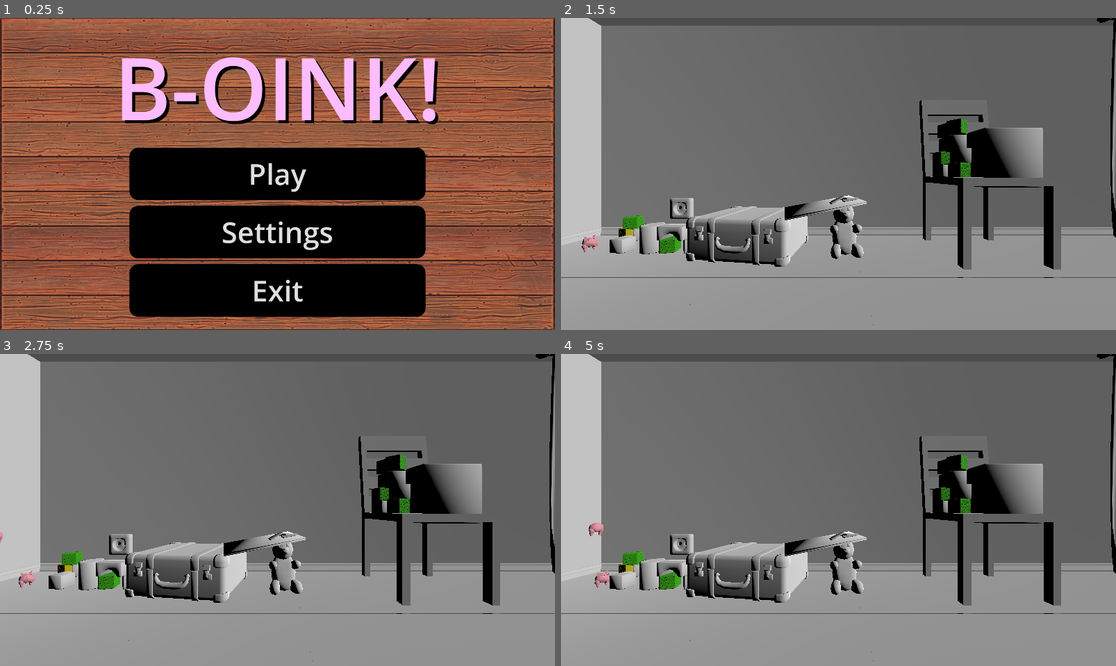
Above: before the commit, frames 1-4 (two rows, left to right).
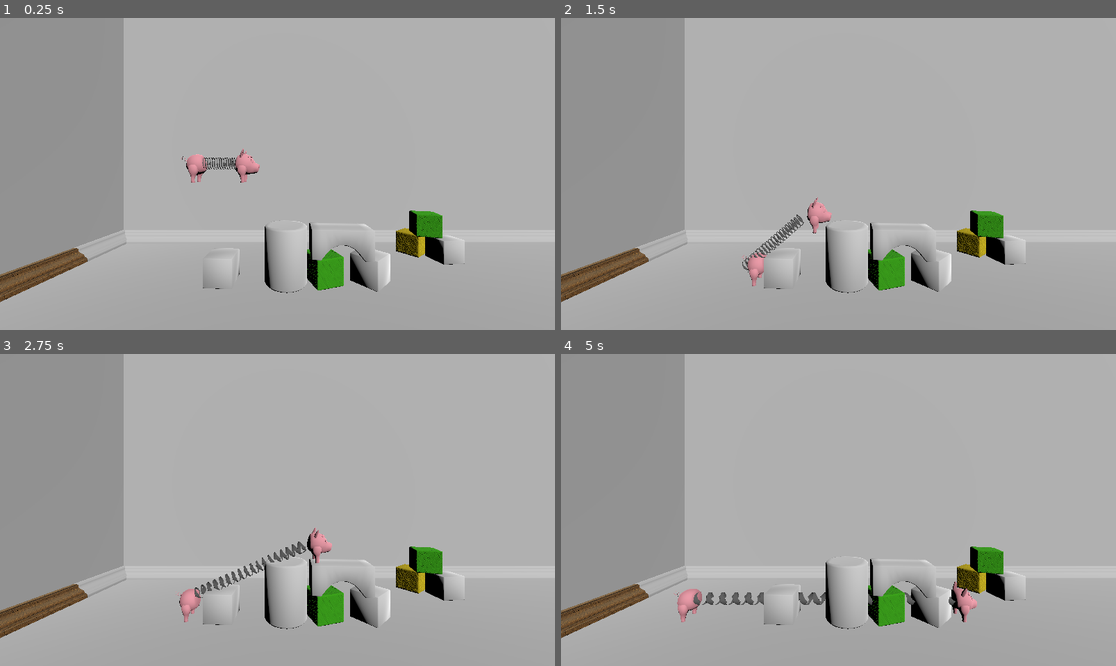
Above: after the commit, the same moments.

Repository: CoffeeMugTwo/b_oink
Game: Godot game, scene res://Scenes/TestWorld.tscn
The game is run twice, just before and just after one commit, with the same random seed, the same clock (stepped at 60 frames per second) and the same inputs. Before the commit the project starts from res://Scenes/main_menu.tscn.
Inputs (mouse positions are in pixels of both pictures, inside the frame that each line leads up to):
- Up to frame 1 (0.25 s): no input
- Up to frame 2 (1.5 s): click (838, 174) at 0.5 s, where only the run before the commit has a clickable "Play"; tap Enter (ui_accept) at 1.25 s; hold Right (ui_right) from 1.28 s (still down); hold Shift (p2_hold) from 1.28 s (still down)
- Up to frame 3 (2.75 s): tap C (p2_jump) at 1.52, 2.27 s; release Right (ui_right) at 2.03 s; release Shift (p2_hold) at 2.03 s; hold Down (ui_down) from 2.03 s (still down); tap A (p2_left) at 2.1 s
- Up to frame 4 (5 s): release Down (ui_down) at 2.78 s; hold Right (ui_right) 2.78-3.53 s; hold D (p2_right) 2.78-3.53 s; hold Up (ui_up) 3.53-4.28 s; tap Shift (p2_hold) at 3.6 s; tap C (p2_jump) at 3.77, 4.52 s; hold Left (ui_left) from 4.28 s (still down); hold A (p2_left) from 4.28 s (still down)

The runs differ from the first frame. In frame 1, 99% of the frame differs, in the area x 0-100%, y 0-100%; in frame 2, 78%; in frame 3, 78%; in frame 4, 78%.

Commit message:
characters_new with spring scaling

Diff:
--- a/b-oink/Scenes/TestWorld.tscn
+++ b/b-oink/Scenes/TestWorld.tscn
@@ -11,8 +11,8 @@
 [ext_resource type="PackedScene" uid="uid://bsn5fg5jp2na6" path="res://Art/Alternate_Models/b_oink!_buldingblock_cube_lp_yellow.tscn" id="9_p5ob5"]
 [ext_resource type="PackedScene" uid="uid://u28a0yy4v4c2" path="res://Art/Models/B-Oink!_Luggage_LP_.fbx" id="10_icgjy"]
 [ext_resource type="PackedScene" uid="uid://sffbnrgfdnup" path="res://Art/Models/B-Oink!_Buldingblock_bridge_LP.fbx" id="10_wcdqp"]
-[ext_resource type="PackedScene" uid="uid://cx2orq7ptvcx1" path="res://Scenes/workbench/spring_test_code.tscn" id="11_l0hd3"]
 [ext_resource type="AudioStream" uid="uid://o6rwhgeigip6" path="res://Musik/B_oink3.mp3" id="12_icgjy"]
+[ext_resource type="PackedScene" uid="uid://ci3tlspl344se" path="res://Scenes/characters_new.tscn" id="12_l0hd3"]
 
 [sub_resource type="BoxShape3D" id="BoxShape3D_5nsto"]
 
@@ -470,8 +470,8 @@
 [node name="B-Oink!_Luggage_LP_" parent="Lagguage" instance=ExtResource("10_icgjy")]
 transform = Transform3D(1, 0, 0, 0, 1, 0, 0, 0, 1, 20.657364, 0.57459736, 0)
 
-[node name="spring_engine_code_test" parent="." instance=ExtResource("11_l0hd3")]
-transform = Transform3D(0.3, 0, 0, 0, 0.3, 0, 0, 0, 0.3, 4.257451, 0, 0)
+[node name="Characters" parent="." instance=ExtResource("12_l0hd3")]
+transform = Transform3D(-1.3113417e-08, 0, -0.3, 0, 0.3, 0, 0.3, 0, -1.3113417e-08, 6.8402214, 3.7977695, 0)
 
 [node name="AudioStreamPlayer" type="AudioStreamPlayer" parent="."]
 stream = ExtResource("12_icgjy")
--- a/b-oink/Scenes/characters.tscn
+++ b/b-oink/Scenes/characters.tscn
@@ -8,33 +8,33 @@
 [ext_resource type="Script" uid="uid://c5mgaxraxxg0v" path="res://Scripts/player_head_movement.gd" id="3_sxmeh"]
 
 [sub_resource type="CapsuleShape3D" id="CapsuleShape3D_hs1m0"]
-radius = 0.31103516
-height = 0.87060547
+radius = 1.1689453
+height = 3.4569092
 
 [node name="Characters" type="Node3D"]
+transform = Transform3D(0.5, 0, 0, 0, 0.5, 0, 0, 0, 0.5, 0, 0, 0)
 script = ExtResource("1_xtbha")
 
 [node name="PlayerBack" type="CharacterBody3D" parent="." groups=["players"]]
-transform = Transform3D(-4.371139e-08, 0, -1, 0, 1, 0, 1, 0, -4.371139e-08, -0.75296926, 0, 0)
+transform = Transform3D(-4.371139e-08, 0, -1, 0, 1, 0, 1, 0, -4.371139e-08, -2.9045496, 0, 0)
 script = ExtResource("2_42xpr")
-
-[node name="CollisionShape3D" type="CollisionShape3D" parent="PlayerBack"]
-transform = Transform3D(-4.371139e-08, 0, -1, 0, 1, 0, 1, 0, -4.371139e-08, 0, 0.43530273, -0.0098134875)
-shape = SubResource("CapsuleShape3D_hs1m0")
 
 [node name="B-Oink!_Char_LP_back_v2" parent="PlayerBack" instance=ExtResource("1_uwqtg")]
 
+[node name="CollisionShape3D" type="CollisionShape3D" parent="PlayerBack"]
+transform = Transform3D(-4.371139e-08, 0, -1, 0, 1, 0, 1, 0, -4.371139e-08, -1.5970016e-09, 1.7284546, -0.046350002)
+shape = SubResource("CapsuleShape3D_hs1m0")
+
 [node name="PlayerHead" type="CharacterBody3D" parent="." groups=["players"]]
-transform = Transform3D(-4.371139e-08, 0, -1, 0, 1, 0, 1, 0, -4.371139e-08, 0.6976981, 0, 0)
+transform = Transform3D(-4.371139e-08, 0, -1, 0, 1, 0, 1, 0, -4.371139e-08, 2.6747036, 0, 0)
+up_direction = Vector3(0.9998838, 0.015248228, 0)
 script = ExtResource("3_sxmeh")
 
 [node name="CollisionShape3D" type="CollisionShape3D" parent="PlayerHead"]
-transform = Transform3D(-4.371139e-08, 0, -1, 0, 1, 0, 1, 0, -4.371139e-08, -1.0250432e-09, 0.43530273, -0.033263683)
+transform = Transform3D(-4.371139e-08, 0, -1, 0, 1, 0, 1, 0, -4.371139e-08, -4.72334e-09, 1.7284546, -0.11787248)
 shape = SubResource("CapsuleShape3D_hs1m0")
 
 [node name="B-Oink!_Char_front" parent="PlayerHead" instance=ExtResource("2_hs1m0")]
 
-[node name="Spring" type="MeshInstance3D" parent="."]
-
-[node name="B-Oink!_Char_Spring_LP_v2" parent="Spring" instance=ExtResource("3_ejwxu")]
+[node name="Spring" parent="." instance=ExtResource("3_ejwxu")]
 transform = Transform3D(-4.371139e-08, 0, -1, 0, 1, 0, 1, 0, -4.371139e-08, 0, 0, 0)
--- /dev/null
+++ b/b-oink/Scenes/characters_new.tscn
@@ -0,0 +1,40 @@
+[gd_scene load_steps=8 format=3 uid="uid://ci3tlspl344se"]
+
+[ext_resource type="PackedScene" uid="uid://bgp61nlih2pmg" path="res://Art/Models/B-Oink!_Char_LP_back_v2.fbx" id="1_cwsht"]
+[ext_resource type="Script" uid="uid://deodm06gxxjcy" path="res://Scripts/characters_new.gd" id="1_ght78"]
+[ext_resource type="Script" uid="uid://cy3a1obbtgn8g" path="res://Scripts/player_back_movement.gd" id="2_0j44g"]
+[ext_resource type="PackedScene" uid="uid://0mbnt1xmnrvx" path="res://Art/Models/B-Oink!_Char_front.fbx" id="2_ght78"]
+[ext_resource type="PackedScene" uid="uid://d0ekkiqqjq7a0" path="res://Art/Models/B-Oink!_Char_Spring_LP_v2.fbx" id="3_ad6pf"]
+[ext_resource type="Script" uid="uid://c5mgaxraxxg0v" path="res://Scripts/player_head_movement.gd" id="4_j04ua"]
+
+[sub_resource type="CylinderShape3D" id="CylinderShape3D_0j44g"]
+height = 3.3376465
+radius = 1.1523438
+
+[node name="Characters" type="Node3D"]
+transform = Transform3D(-4.371139e-08, 0, -1, 0, 1, 0, 1, 0, -4.371139e-08, 0, 0, 0)
+script = ExtResource("1_ght78")
+
+[node name="PlayerBack" type="CharacterBody3D" parent="."]
+transform = Transform3D(1, 0, 0, 0, 1, 0, 0, 0, 1, 1.2812657e-07, 0, 2.9311943)
+script = ExtResource("2_0j44g")
+
+[node name="CollisionShape3D" type="CollisionShape3D" parent="PlayerBack"]
+transform = Transform3D(1, 0, 0, 0, 1, 0, 0, 0, 1, 0, 1.6688232, -0.046000004)
+shape = SubResource("CylinderShape3D_0j44g")
+
+[node name="B-Oink!_Char_LP_back_v2" parent="PlayerBack" instance=ExtResource("1_cwsht")]
+
+[node name="PlayerHead" type="CharacterBody3D" parent="."]
+transform = Transform3D(1, 0, 0, 0, 1, 0, 0, 0, 1, -1.1860108e-07, 0, -2.7132764)
+script = ExtResource("4_j04ua")
+
+[node name="B-Oink!_Char_front" parent="PlayerHead" instance=ExtResource("2_ght78")]
+
+[node name="CollisionShape3D" type="CollisionShape3D" parent="PlayerHead"]
+transform = Transform3D(1, 0, 0, 0, 1, 0, 0, 0, 1, 5.498464e-10, 1.6688232, -0.03342104)
+shape = SubResource("CylinderShape3D_0j44g")
+
+[node name="Spring" type="MeshInstance3D" parent="."]
+
+[node name="B-Oink!_Char_Spring_LP_v2" parent="Spring" instance=ExtResource("3_ad6pf")]
--- a/b-oink/Scripts/characters.gd
+++ b/b-oink/Scripts/characters.gd
@@ -1,24 +1,31 @@
 extends Node3D
-
 
 @onready var player_back: Node3D = $PlayerBack
 @onready var player_head: Node3D = $PlayerHead
 @onready var spring: Node3D = $Spring
 
 func _process(_delta):
-	var pos_a = player_back.global_position
-	var pos_b = player_head.global_position
-
+	var pos_a: Vector3 = player_back.global_position
+	var pos_b: Vector3 = player_head.global_position
+	print("characters script: ", pos_a)
 	# Midpoint between the two players
 	spring.global_position = (pos_a + pos_b) * 0.5
 
-	# Vector from A → B
-	var dir = pos_b - pos_a
-	dir.z = 0  # ignore Z for 2.5D
+	# Direction vector A → B
+	var dir: Vector3 = pos_b - pos_a
+	dir.z = 0  # lock to 2.5D plane (XY)
 
-	# Rotate around Z axis (so it points correctly in 2.5D)
-	spring.rotation = Vector3(0, 0, atan2(dir.y, dir.x))
+	# Compute rotation angle in radians
+	var angle = atan2(dir.y, dir.x)
 
-	# Stretch along local X axis
+	# Apply rotation (make sure your spring’s forward axis is +X)
+	spring.rotation = Vector3(0, 0, angle)
+
+	# Stretch spring along X axis based on distance
 	var distance = dir.length()
-	spring.scale = Vector3(distance, 1, 1)
+
+	# Store original scale (so it doesn't distort over time)
+	var base_scale = Vector3(1, 1, 1)
+
+	# Apply stretch only on X axis
+	spring.scale = Vector3(distance, base_scale.y, base_scale.z)
--- /dev/null
+++ b/b-oink/Scripts/characters_new.gd
@@ -0,0 +1,26 @@
+extends Node3D
+
+@onready var player_back: Node3D = $PlayerBack
+@onready var player_head: Node3D = $PlayerHead
+@onready var spring: Node3D = $Spring
+
+func _process(_delta):
+	var pos_a = player_back.global_position
+	var pos_b = player_head.global_position
+	pos_a.z = 0
+	pos_b.z = 0
+
+	# Midpoint
+	spring.global_position = (pos_a + pos_b) * 0.5
+
+	# Rotate spring to face head
+	spring.look_at(pos_b, Vector3.UP)
+
+	# Distance
+	var distance = (pos_b - pos_a).length()
+
+	# Scale along local X (assuming spring is modeled along X)
+	print(spring.scale)
+	var s = spring.scale
+	s.z = distance * 0.5 * 0.5/0.3   # 0.5 if pivot is centered
+	spring.scale = s
--- a/b-oink/Scripts/player_back_movement.gd
+++ b/b-oink/Scripts/player_back_movement.gd
@@ -6,6 +6,7 @@
 
 
 func _physics_process(delta: float) -> void:
+	print("player back script: ", global_position)
 	# Add the gravity.
 	if not is_on_floor():
 		velocity += get_gravity() * delta
--- a/b-oink/project.godot
+++ b/b-oink/project.godot
@@ -11,7 +11,7 @@
 [application]
 
 config/name="b_oink"
-run/main_scene="uid://bjyep4puhj11h"
+run/main_scene="uid://cwq6hmbt6f1gj"
 config/features=PackedStringArray("4.5", "Forward Plus")
 config/icon="res://icon.svg"
 <<<<<<<HEADrun/main_scene="uid://c12rwdhvobuir"
Not shown, added: b-oink/Scripts/characters_new.gd.uid
